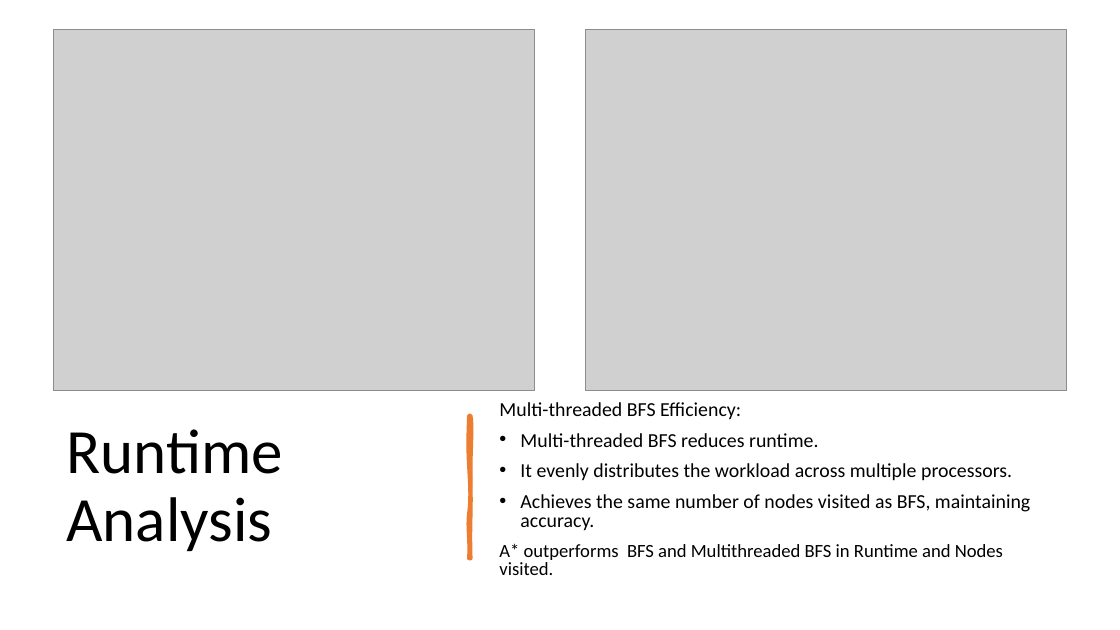
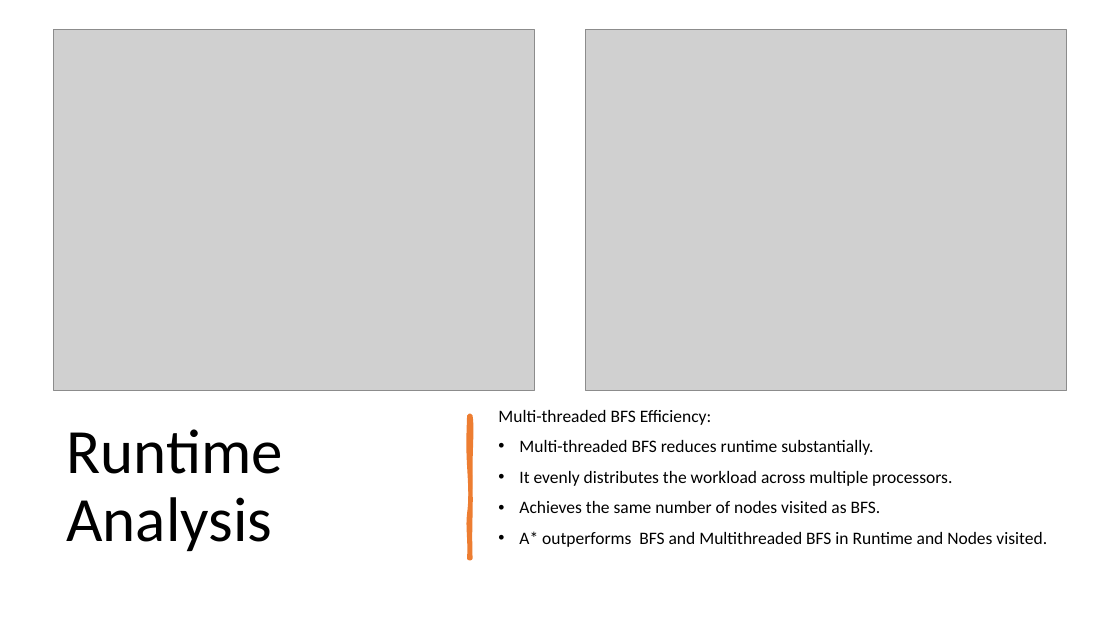
Before and after one commit to danieltebor/cs4306-course-project, a slide deck: slide 13 of docs/cs4306-course-project-presentation.pptx. Drawn at 1120x630 pixels with LibreOffice and Linux fonts; fonts in the diff are those of the drawing; grey boxes stand for pictures. Boxes give left, top, right and bottom in pixels: in the first picture for what was removed or moved away, otherwise in the second. Text is boxed around its words. In the diff, an @@ line names an element or a change of style, - is before the commit and + after.

Commit message:
Significantly Optimized Multithreaded BFS

```diff
--- a/docs/cs4306-course-project-presentation.pptx
+++ b/docs/cs4306-course-project-presentation.pptx
@@ text at (498, 410, 1047, 547): size 17 to 15 pt in "Multi-threaded BFS Efficiency:", "It evenly distributes the workload across multiple ..."; size 16 to 15 pt in "A* outperforms BFS and Multithreaded BFS in ..."; line spacing 0.8 to 0.9; bullet none to • @@
@@ text at (519, 440, 873, 455): text changed; size 17 to 15 pt @@
-• Multi-threaded BFS reduces runtime.
+• Multi-threaded BFS reduces runtime substantially.
@@ text at (519, 501, 881, 513): text changed; size 17 to 15 pt @@
-• Achieves the same number of nodes visited as BFS, maintaining accuracy.
+• Achieves the same number of nodes visited as BFS.
```
Also in this commit, not shown: 9 other slides changed, 1 slide added, 17 other files.
